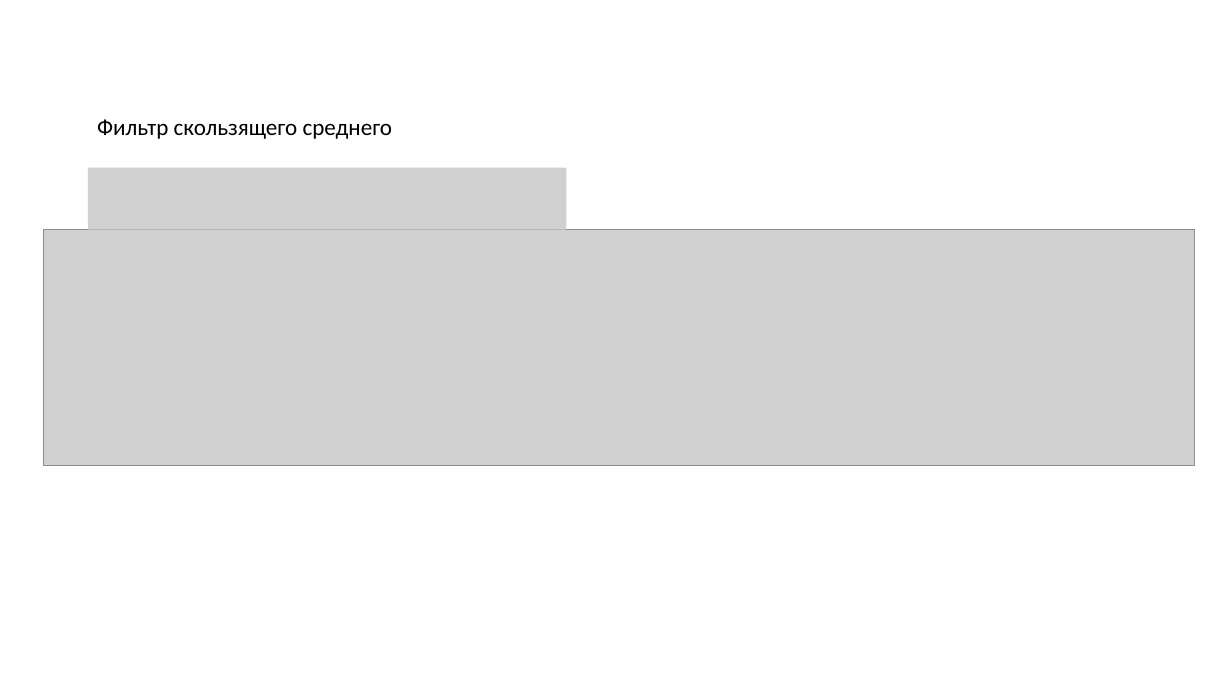
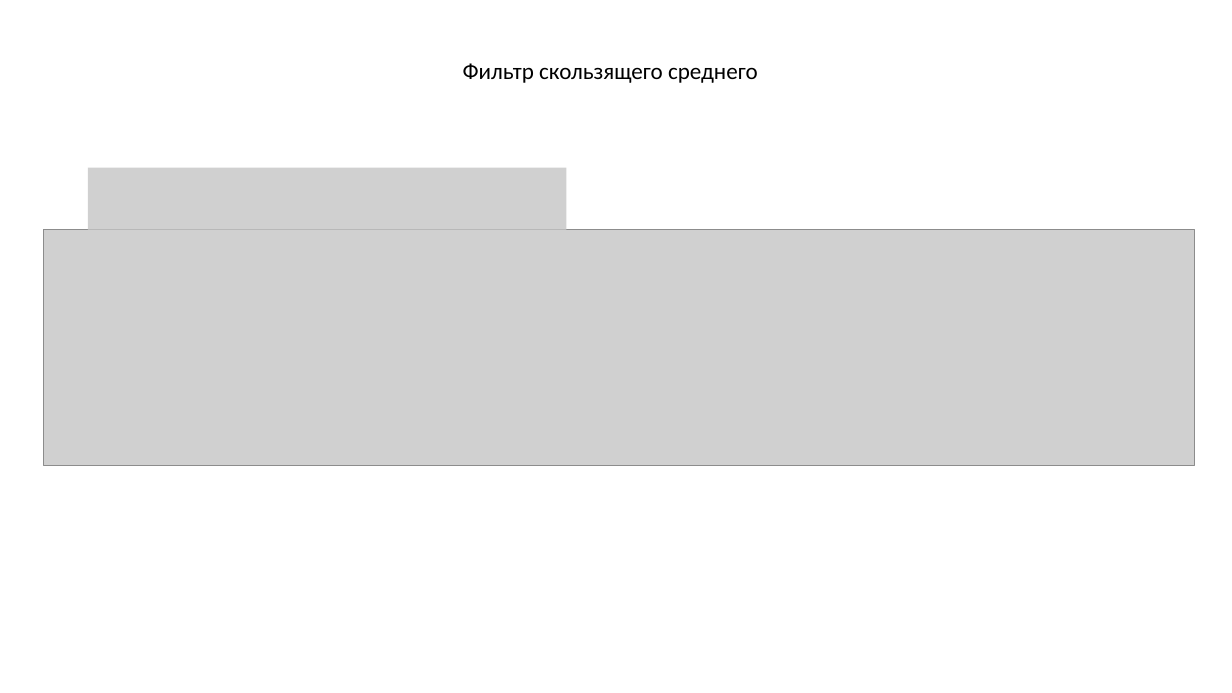
Before and after one commit to PavelKorokev/PavelKorolevDiplom, a slide deck: slide 7 of Презентация1.pptx. Drawn at 1232x693 pixels with LibreOffice and Linux fonts; fonts in the diff are those of the drawing; grey boxes stand for pictures. Boxes give left, top, right and bottom in pixels: in the first picture for what was removed or moved away, otherwise in the second. Text is boxed around its words. In the diff, an @@ line names an element or a change of style, - is before the commit and + after.

```diff
--- a/Презентация1.pptx
+++ b/Презентация1.pptx
@@ text "Фильтр скользящего среднего": place and size @@
-text "Фильтр скользящего среднего" at (97, 119, 393, 139)
+text "Фильтр скользящего среднего" at (463, 63, 758, 83)
```
Also in this commit, not shown: 1 slide added, 1 slide removed, 1 other file.
